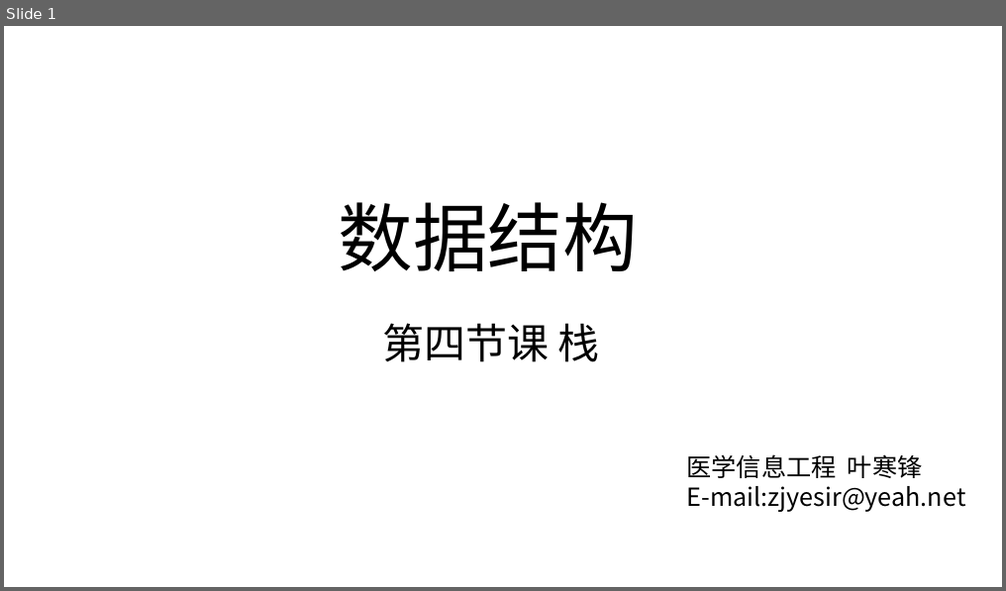
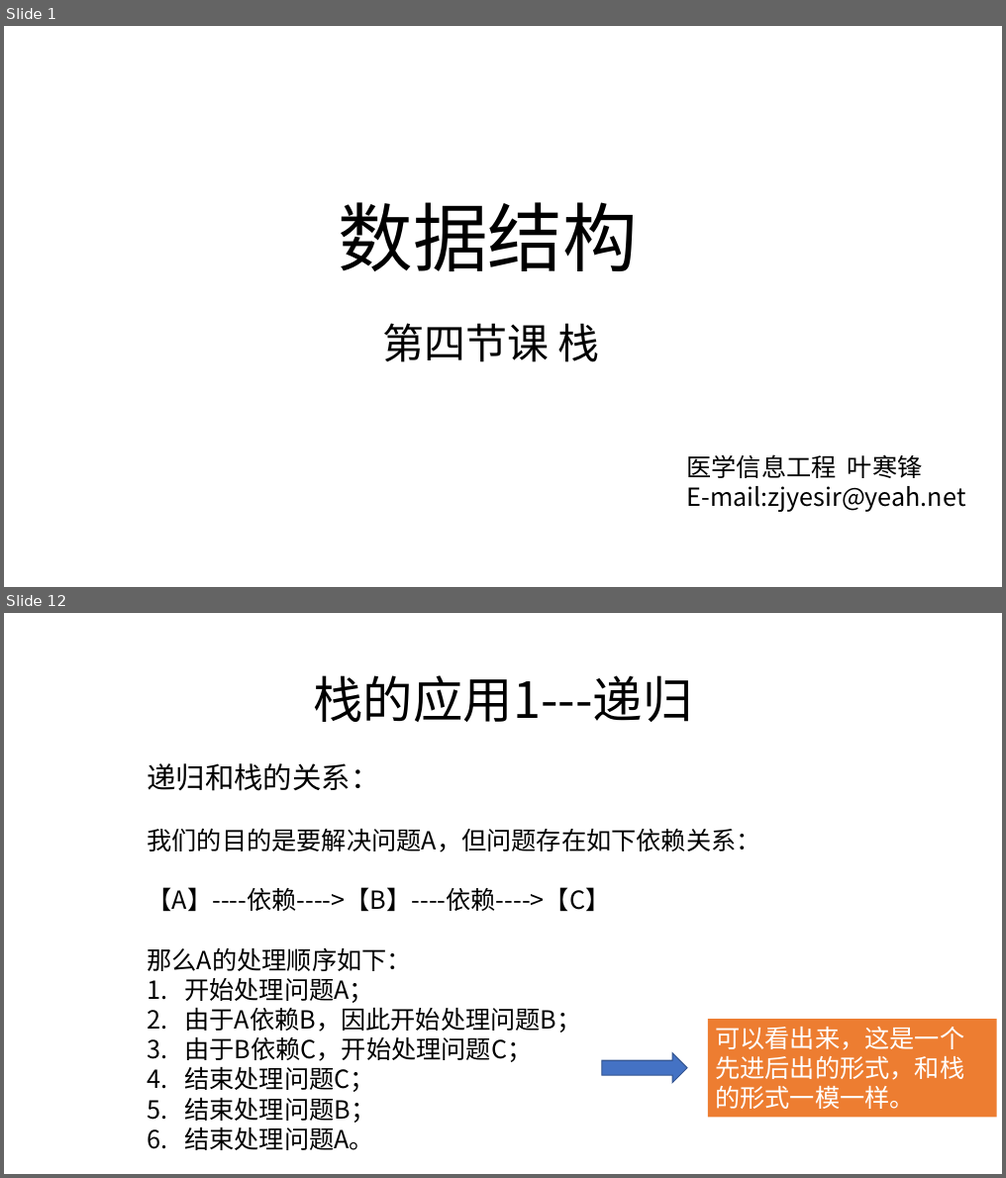
Before and after one commit to zjyesir/hmc_data_structure, a slide deck: ppt/3.1栈.pptx. Shown one above the other, each under a label of ours: slide 1 before the commit, slides 1 and 12 after it; the slides between them are not shown. The pictures are 1006x591 and 1006x1178 pixels, drawn with LibreOffice and Linux fonts; fonts in the diff are those of the drawing; background and template pictures are left out. Boxes give left, top, right and bottom in pixels: in the first picture for what was removed or moved away, otherwise in the second. Text is boxed around its words. In the diff, an @@ line names an element or a change of style, - is before the commit and + after.

```diff
--- a/ppt/3.1栈.pptx
+++ b/ppt/3.1栈.pptx
@@ slide 12 added at [4, 613, 1002, 1174], background picture (left out) @@
@@ text added at [314, 675, 693, 722], 48 pt, text #000000 @@
+栈的应用1---递归
@@ text added at [148, 763, 761, 1151], 24 pt, text #000000 @@
+递归和栈的关系：
+我们的目的是要解决问题A，但问题存在如下依赖关系：
+【A】----依赖---->【B】----依赖---->【C】
+那么A的处理顺序如下：
+1. 开始处理问题A；
+2. 由于A依赖B，因此开始处理问题B；
+3. 由于B依赖C，开始处理问题C；
+4. 结束处理问题C；
+5. 结束处理问题B；
+6. 结束处理问题A。
@@ rectangle added at [708, 1020, 997, 1118], fill #ED7D31, 24 pt, text #FFFFFF @@
+可以看出来，这是一个先进后出的形式，和栈的形式一模一样。
@@ right arrow added at [602, 1054, 687, 1083], fill #4472C4, outline #325491 1 pt @@
```
Also in this commit, not shown: 5 slides changed, 18 other slides added, 4 slides removed, 11 other files.
